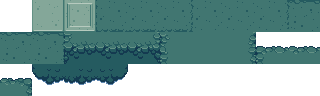
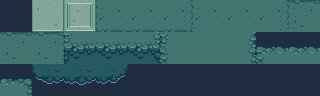
Layer changes from the first 320×96 image to the second:
painted on "Layer 3" over [45, 67, 128, 85]
added layer "Layer 4" over [0, 0, 320, 96]
